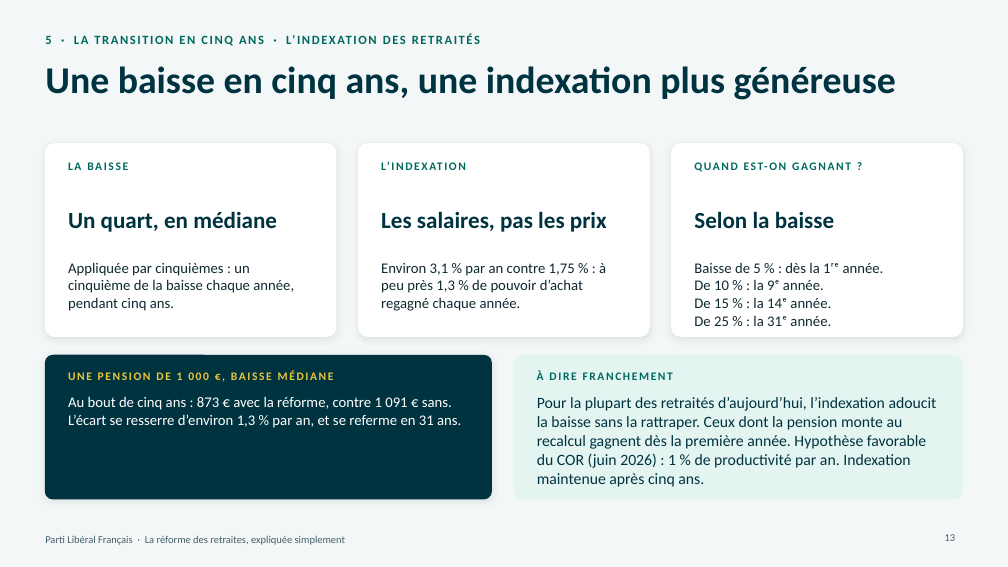
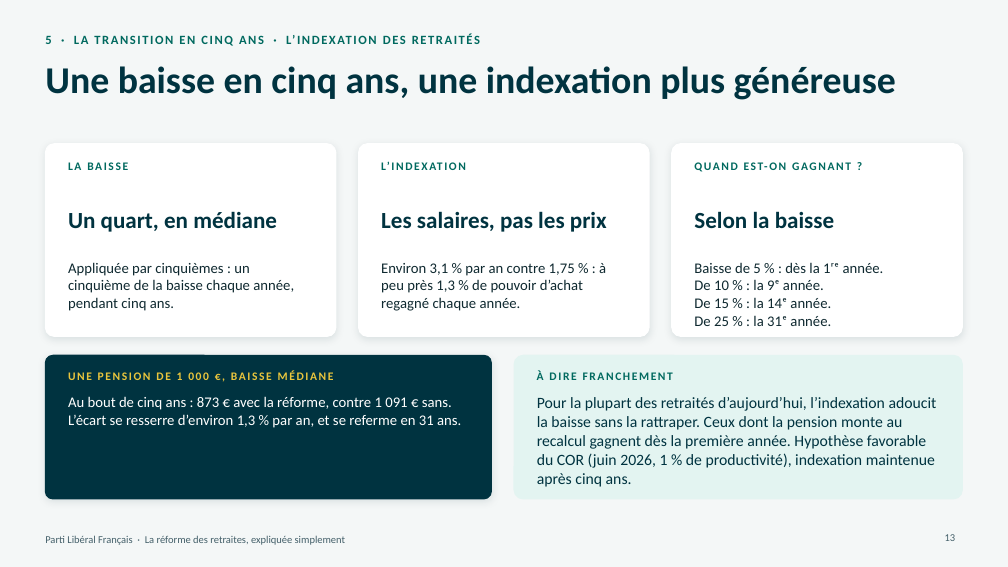
Before and after one commit to g-pliberal/retraitecomptenotionelle, a slide deck: slide 13 of docs/presentation_adherents_17_novembre_2026.pptx. Drawn at 1008x567 pixels with LibreOffice and Linux fonts; fonts in the diff are those of the drawing. Boxes give left, top, right and bottom in pixels: in the first picture for what was removed or moved away, otherwise in the second. Text is boxed around its words. In the diff, an @@ line names an element or a change of style, - is before the commit and + after.

```diff
--- a/docs/presentation_adherents_17_novembre_2026.pptx
+++ b/docs/presentation_adherents_17_novembre_2026.pptx
@@ text at (537, 397, 937, 487): text changed @@
-Pour la plupart des retraités d’aujourd’hui, l’indexation adoucit la baisse sans la rattraper. Ceux dont la pension monte au recalcul gagnent dès la première année. Hypothèse favorable du COR (juin 2026) : 1 % de productivité par an. Indexation maintenue après cinq ans.
+Pour la plupart des retraités d’aujourd’hui, l’indexation adoucit la baisse sans la rattraper. Ceux dont la pension monte au recalcul gagnent dès la première année. Hypothèse favorable du COR (juin 2026, 1 % de productivité), indexation maintenue après cinq ans.
```
Also in this commit, not shown: 2 other slides changed.
